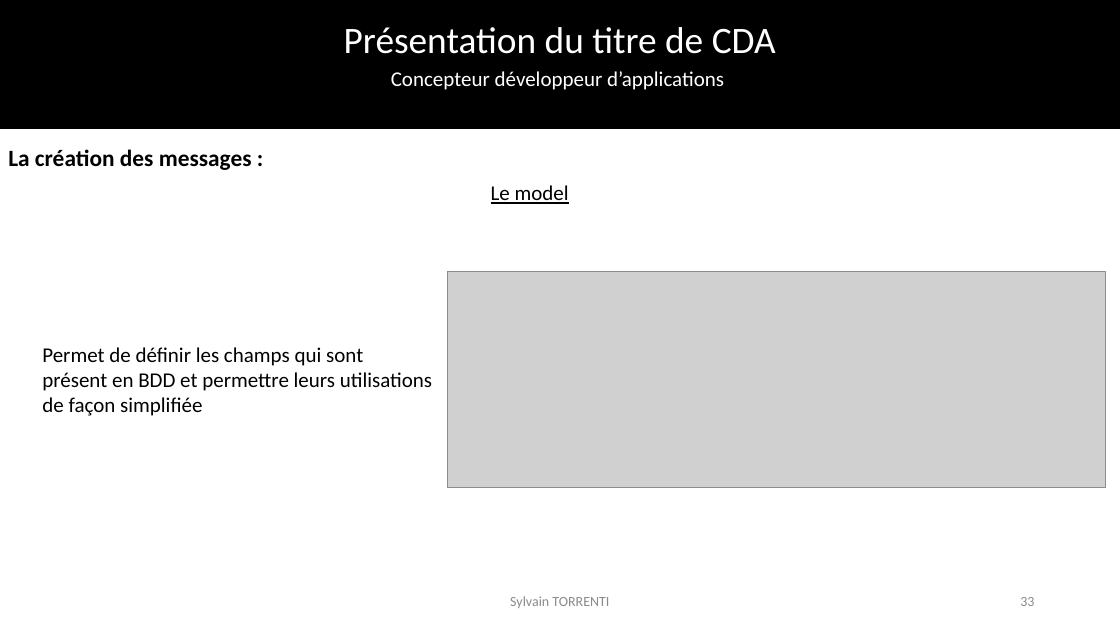
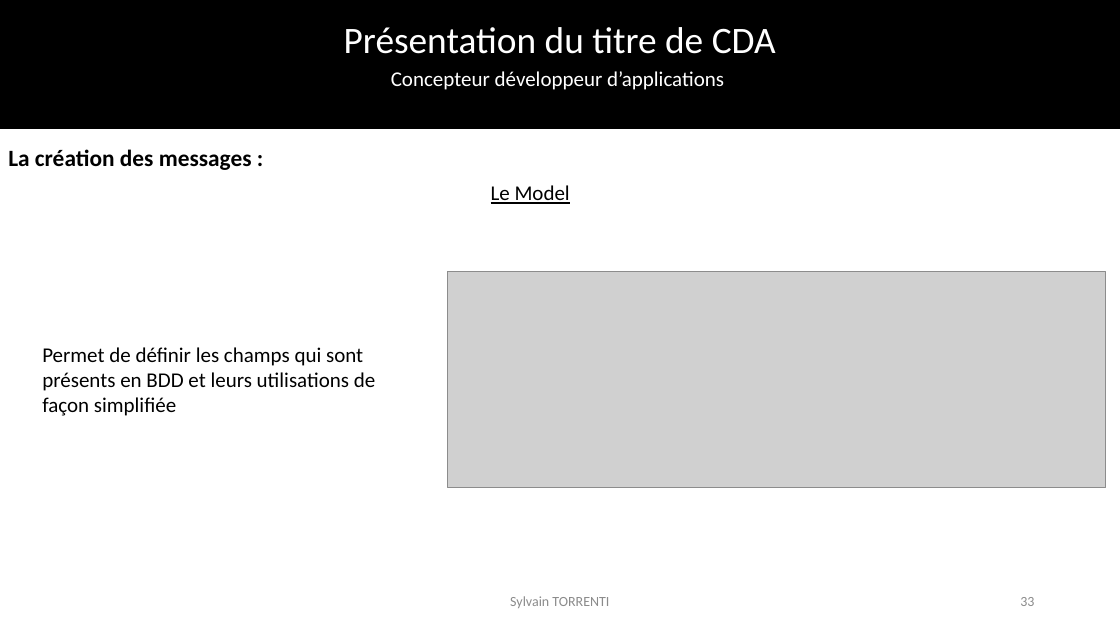
Before and after one commit to SylvainTorrenti/PERSO-Dossier-Projet, a slide deck: slide 33 of Presentation examen final.pptx. Drawn at 1120x630 pixels with LibreOffice and Linux fonts; fonts in the diff are those of the drawing; grey boxes stand for pictures; background and template pictures are left out. Boxes give left, top, right and bottom in pixels: in the first picture for what was removed or moved away, otherwise in the second. Text is boxed around its words. In the diff, an @@ line names an element or a change of style, - is before the commit and + after.

```diff
--- a/Presentation examen final.pptx
+++ b/Presentation examen final.pptx
@@ text at <box>491,185,570,204</box>: text changed @@
-Le model
+Le Model
@@ text at <box>42,347,375,416</box>: text changed @@
-Permet de définir les champs qui sont présent en BDD et permettre leurs utilisations de façon simplifiée
+Permet de définir les champs qui sont présents en BDD et leurs utilisations de façon simplifiée
```
Also in this commit, not shown: 33 other slides changed, 36 slides added, 1 slide removed, 6 other files.
